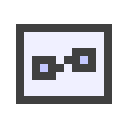
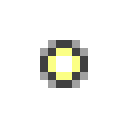
Layers edited between the first and the second 128x128 image:
showed "invariant", painted on it over [32, 32, 96, 96]
hid "statemachine" over [16, 24, 112, 104]
